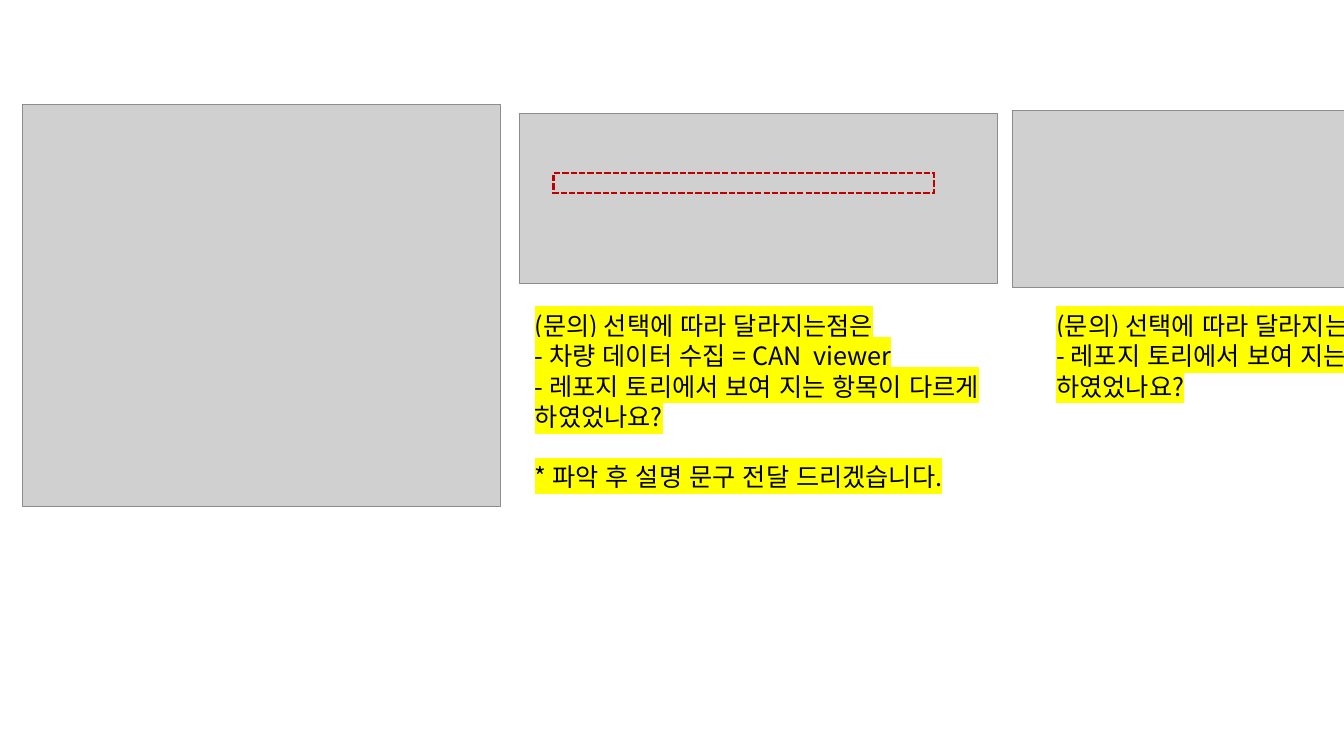
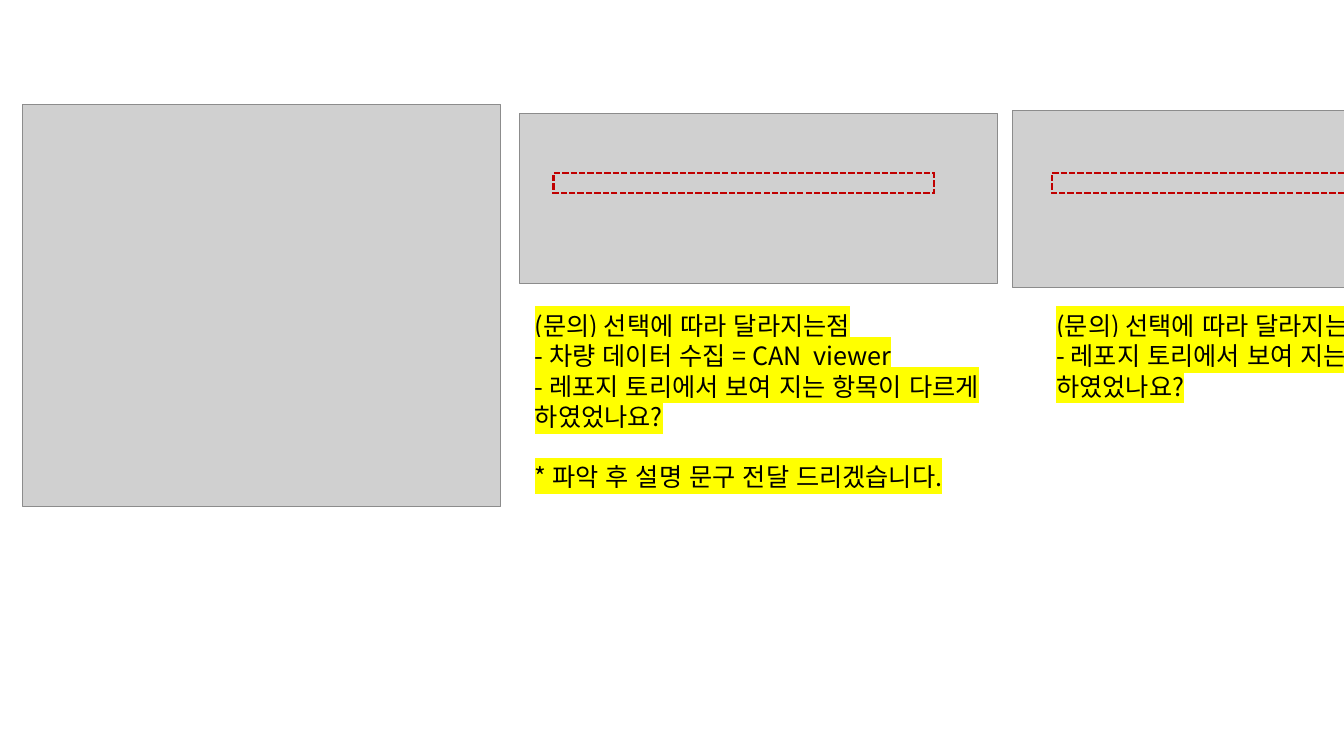
Before and after one commit to bigdata-car/kadap-manual, a slide deck: slide 7 of assets/06-dataspace/image.pptx. Drawn at 1344x756 pixels with LibreOffice and Linux fonts; fonts in the diff are those of the drawing; grey boxes stand for pictures. Boxes give left, top, right and bottom in pixels: in the first picture for what was removed or moved away, otherwise in the second. Text is boxed around its words. In the diff, an @@ line names an element or a change of style, - is before the commit and + after.

```diff
--- a/assets/06-dataspace/image.pptx
+++ b/assets/06-dataspace/image.pptx
@@ rectangle added at box(1053, 173, 1344, 194), outline #C00000 1.5 pt dashed @@
@@ text at box(535, 314, 891, 367): text changed @@
-(문의) 선택에 따라 달라지는점은
-- 차량 데이터 수집 = CAN viewer
+(문의) 선택에 따라 달라지는점
+- 차량 데이터 수집 = CAN viewer
```
Also in this commit, not shown: 1 other slide changed, 3 slides added, 1 slide removed.
